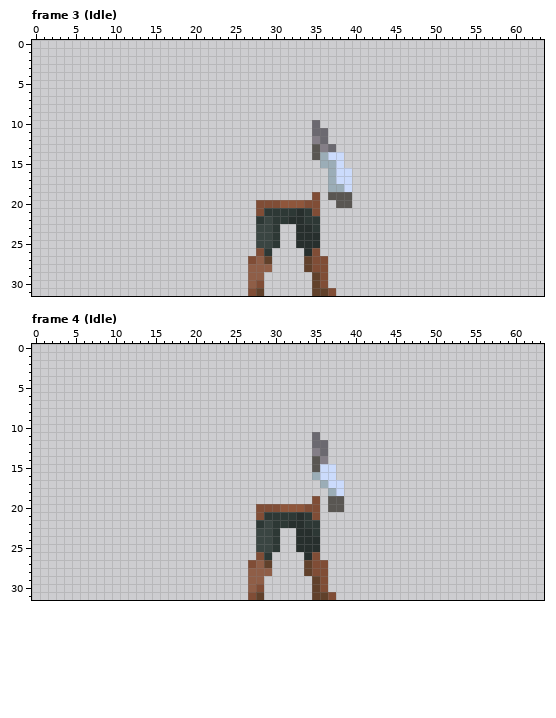
Edited in one commit: pixel-art file (assets/editor/Player.aseprite). The first picture shows the starting point.
64x32 pixels, 16 frames. Shown: frame 3 (Idle), frame 4 (Idle). The commit also changed other frames, which this record leaves out.
The result:
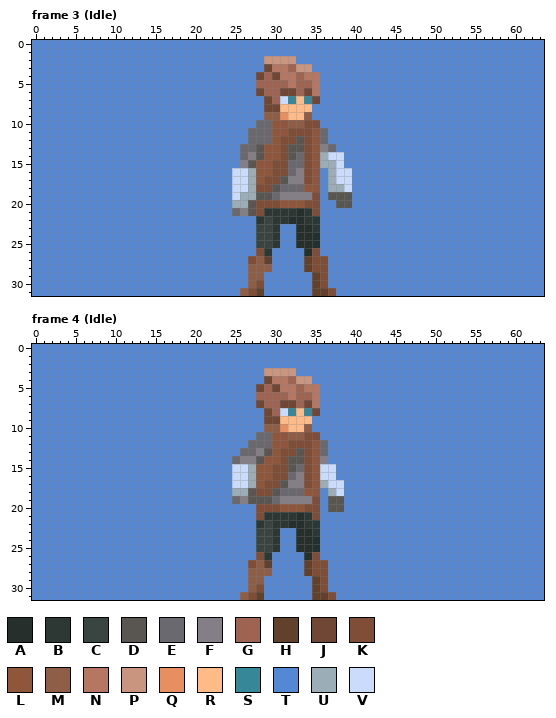
Palette (. is transparent): A #272f2d  B #2d3835  C #3a4542  D #595652  E #6b6970  F #847e87  G #9e6451  H #61412b  J #704634  K #804d36  L #8f563b  M #8f5e47  N #b57762  P #c9957f  Q #e88f62  R #ffbb87  S #368899  T #5588d4  U #9badb7  V #cbdbfc
What changed:
layer "Layer 1" added
layer "Body" now shown
layer "Head" now shown
layer "Eyes" now shown
layer "Hair" now shown
layer "Front Arm" now shown
Changed rows in their new state; - is an unchanged pixel.
Frame 3 (Idle):
first column x 0:
 0 TTTTTTTTTTTTTTTTTTTTTTTTTTTTTTTTTTTTTTTTTTTTTTTTTTTTTTTTTTTTTTTT
 1 TTTTTTTTTTTTTTTTTTTTTTTTTTTTTTTTTTTTTTTTTTTTTTTTTTTTTTTTTTTTTTTT
 2 TTTTTTTTTTTTTTTTTTTTTTTTTTTTTPPPPTTTTTTTTTTTTTTTTTTTTTTTTTTTTTTT
 3 TTTTTTTTTTTTTTTTTTTTTTTTTTTTTJNNGPPTTTTTTTTTTTTTTTTTTTTTTTTTTTTT
 4 TTTTTTTTTTTTTTTTTTTTTTTTTTTTJGJNNGNNTTTTTTTTTTTTTTTTTTTTTTTTTTTT
 5 TTTTTTTTTTTTTTTTTTTTTTTTTTTTGGGGNGGNTTTTTTTTTTTTTTTTTTTTTTTTTTTT
 6 TTTTTTTTTTTTTTTTTTTTTTTTTTTTJGGJJGJNTTTTTTTTTTTTTTTTTTTTTTTTTTTT
 7 TTTTTTTTTTTTTTTTTTTTTTTTTTTTTJGVSRSJTTTTTTTTTTTTTTTTTTTTTTTTTTTT
 8 TTTTTTTTTTTTTTTTTTTTTTTTTTTTTJJRRRRTTTTTTTTTTTTTTTTTTTTTTTTTTTTT
 9 TTTTTTTTTTTTTTTTTTTTTTTTTTTTTMMQRRMTTTTTTTTTTTTTTTTTTTTTTTTTTTTT
10 TTTTTTTTTTTTTTTTTTTTTTTTTTTTEELLMMKKTTTTTTTTTTTTTTTTTTTTTTTTTTTT
11 TTTTTTTTTTTTTTTTTTTTTTTTTTTEEELLKKKL-TTTTTTTTTTTTTTTTTTTTTTTTTTT
12 TTTTTTTTTTTTTTTTTTTTTTTTTTTEEELKKDKL-TTTTTTTTTTTTTTTTTTTTTTTTTTT
13 TTTTTTTTTTTTTTTTTTTTTTTTTTEEDLLKDDKL--TTTTTTTTTTTTTTTTTTTTTTTTTT
14 TTTTTTTTTTTTTTTTTTTTTTTTTTEFDLLKDEKL---TTTTTTTTTTTTTTTTTTTTTTTTT
15 TTTTTTTTTTTTTTTTTTTTTTTTTTFDLLKKEEKL---TTTTTTTTTTTTTTTTTTTTTTTTT
16 TTTTTTTTTTTTTTTTTTTTTTTTTVVULLKKEFKLT---TTTTTTTTTTTTTTTTTTTTTTTT
17 TTTTTTTTTTTTTTTTTTTTTTTTTVVULKKDFFKLT---TTTTTTTTTTTTTTTTTTTTTTTT
18 TTTTTTTTTTTTTTTTTTTTTTTTTVVUKKDEEELLT---TTTTTTTTTTTTTTTTTTTTTTTT
19 TTTTTTTTTTTTTTTTTTTTTTTTTVUUDDEFFFF-T---TTTTTTTTTTTTTTTTTTTTTTTT
20 TTTTTTTTTTTTTTTTTTTTTTTTTUUD--------TT--TTTTTTTTTTTTTTTTTTTTTTTT
21 TTTTTTTTTTTTTTTTTTTTTTTTTEFD--------TTTTTTTTTTTTTTTTTTTTTTTTTTTT
22 TTTTTTTTTTTTTTTTTTTTTTTTTTTT--------TTTTTTTTTTTTTTTTTTTTTTTTTTTT
23 TTTTTTTTTTTTTTTTTTTTTTTTTTTT---TT---TTTTTTTTTTTTTTTTTTTTTTTTTTTT
24 TTTTTTTTTTTTTTTTTTTTTTTTTTTT---TT---TTTTTTTTTTTTTTTTTTTTTTTTTTTT
25 TTTTTTTTTTTTTTTTTTTTTTTTTTTT---TT---TTTTTTTTTTTTTTTTTTTTTTTTTTTT
26 TTTTTTTTTTTTTTTTTTTTTTTTTTTT--TTTT--TTTTTTTTTTTTTTTTTTTTTTTTTTTT
27 TTTTTTTTTTTTTTTTTTTTTTTTTTT---TTTT---TTTTTTTTTTTTTTTTTTTTTTTTTTT
28 TTTTTTTTTTTTTTTTTTTTTTTTTTT---TTTT---TTTTTTTTTTTTTTTTTTTTTTTTTTT
29 TTTTTTTTTTTTTTTTTTTTTTTTTTT--TTTTTT--TTTTTTTTTTTTTTTTTTTTTTTTTTT
30 TTTTTTTTTTTTTTTTTTTTTTTTTTT--TTTTTT--TTTTTTTTTTTTTTTTTTTTTTTTTTT
31 TTTTTTTTTTTTTTTTTTTTTTTTTTM--TTTTTT---TTTTTTTTTTTTTTTTTTTTTTTTTT
Frame 4 (Idle):
first column x 0:
 0 TTTTTTTTTTTTTTTTTTTTTTTTTTTTTTTTTTTTTTTTTTTTTTTTTTTTTTTTTTTTTTTT
 1 TTTTTTTTTTTTTTTTTTTTTTTTTTTTTTTTTTTTTTTTTTTTTTTTTTTTTTTTTTTTTTTT
 2 TTTTTTTTTTTTTTTTTTTTTTTTTTTTTTTTTTTTTTTTTTTTTTTTTTTTTTTTTTTTTTTT
 3 TTTTTTTTTTTTTTTTTTTTTTTTTTTTTPPPPTTTTTTTTTTTTTTTTTTTTTTTTTTTTTTT
 4 TTTTTTTTTTTTTTTTTTTTTTTTTTTTTJNNGPPTTTTTTTTTTTTTTTTTTTTTTTTTTTTT
 5 TTTTTTTTTTTTTTTTTTTTTTTTTTTTJGJNNGNNTTTTTTTTTTTTTTTTTTTTTTTTTTTT
 6 TTTTTTTTTTTTTTTTTTTTTTTTTTTTGGGGNGGNTTTTTTTTTTTTTTTTTTTTTTTTTTTT
 7 TTTTTTTTTTTTTTTTTTTTTTTTTTTTJGGJJGJNTTTTTTTTTTTTTTTTTTTTTTTTTTTT
 8 TTTTTTTTTTTTTTTTTTTTTTTTTTTTTJGVSRSJTTTTTTTTTTTTTTTTTTTTTTTTTTTT
 9 TTTTTTTTTTTTTTTTTTTTTTTTTTTTTJJRRRRTTTTTTTTTTTTTTTTTTTTTTTTTTTTT
10 TTTTTTTTTTTTTTTTTTTTTTTTTTTTTMMQRRMTTTTTTTTTTTTTTTTTTTTTTTTTTTTT
11 TTTTTTTTTTTTTTTTTTTTTTTTTTTTEELLMMKKTTTTTTTTTTTTTTTTTTTTTTTTTTTT
12 TTTTTTTTTTTTTTTTTTTTTTTTTTTEEELLKKKL-TTTTTTTTTTTTTTTTTTTTTTTTTTT
13 TTTTTTTTTTTTTTTTTTTTTTTTTTEEFDLKKDKL-TTTTTTTTTTTTTTTTTTTTTTTTTTT
14 TTTTTTTTTTTTTTTTTTTTTTTTTEFFDLLKDDKL-TTTTTTTTTTTTTTTTTTTTTTTTTTT
15 TTTTTTTTTTTTTTTTTTTTTTTTTVVULLKKDEKL--TTTTTTTTTTTTTTTTTTTTTTTTTT
16 TTTTTTTTTTTTTTTTTTTTTTTTTVVULLKKEFKL--TTTTTTTTTTTTTTTTTTTTTTTTTT
17 TTTTTTTTTTTTTTTTTTTTTTTTTVVULKKDFFKL---TTTTTTTTTTTTTTTTTTTTTTTTT
18 TTTTTTTTTTTTTTTTTTTTTTTTTUUDKKDEEELLT--TTTTTTTTTTTTTTTTTTTTTTTTT
19 TTTTTTTTTTTTTTTTTTTTTTTTTEFDDDEFFFF-T--TTTTTTTTTTTTTTTTTTTTTTTTT
20 TTTTTTTTTTTTTTTTTTTTTTTTTTTT--------T--TTTTTTTTTTTTTTTTTTTTTTTTT
21 TTTTTTTTTTTTTTTTTTTTTTTTTTTT--------TTTTTTTTTTTTTTTTTTTTTTTTTTTT
22 TTTTTTTTTTTTTTTTTTTTTTTTTTTT--------TTTTTTTTTTTTTTTTTTTTTTTTTTTT
23 TTTTTTTTTTTTTTTTTTTTTTTTTTTT---TT---TTTTTTTTTTTTTTTTTTTTTTTTTTTT
24 TTTTTTTTTTTTTTTTTTTTTTTTTTTT---TT---TTTTTTTTTTTTTTTTTTTTTTTTTTTT
25 TTTTTTTTTTTTTTTTTTTTTTTTTTTT---TT---TTTTTTTTTTTTTTTTTTTTTTTTTTTT
26 TTTTTTTTTTTTTTTTTTTTTTTTTTTT--TTTT--TTTTTTTTTTTTTTTTTTTTTTTTTTTT
27 TTTTTTTTTTTTTTTTTTTTTTTTTTT---TTTT---TTTTTTTTTTTTTTTTTTTTTTTTTTT
28 TTTTTTTTTTTTTTTTTTTTTTTTTTT---TTTT---TTTTTTTTTTTTTTTTTTTTTTTTTTT
29 TTTTTTTTTTTTTTTTTTTTTTTTTTT--TTTTTT--TTTTTTTTTTTTTTTTTTTTTTTTTTT
30 TTTTTTTTTTTTTTTTTTTTTTTTTTT--TTTTTT--TTTTTTTTTTTTTTTTTTTTTTTTTTT
31 TTTTTTTTTTTTTTTTTTTTTTTTTTM--TTTTTT---TTTTTTTTTTTTTTTTTTTTTTTTTT
Boxes around the changes in both pictures, in picture pixels (x1, y1, x2, y2):
changed: (32, 40, 544, 296)
changed: (32, 344, 544, 600)
